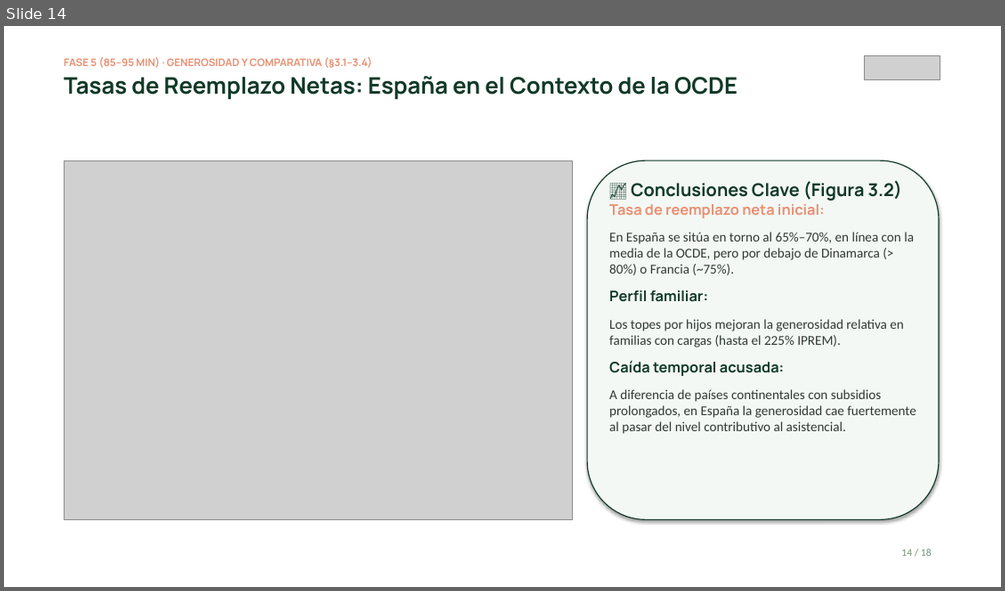
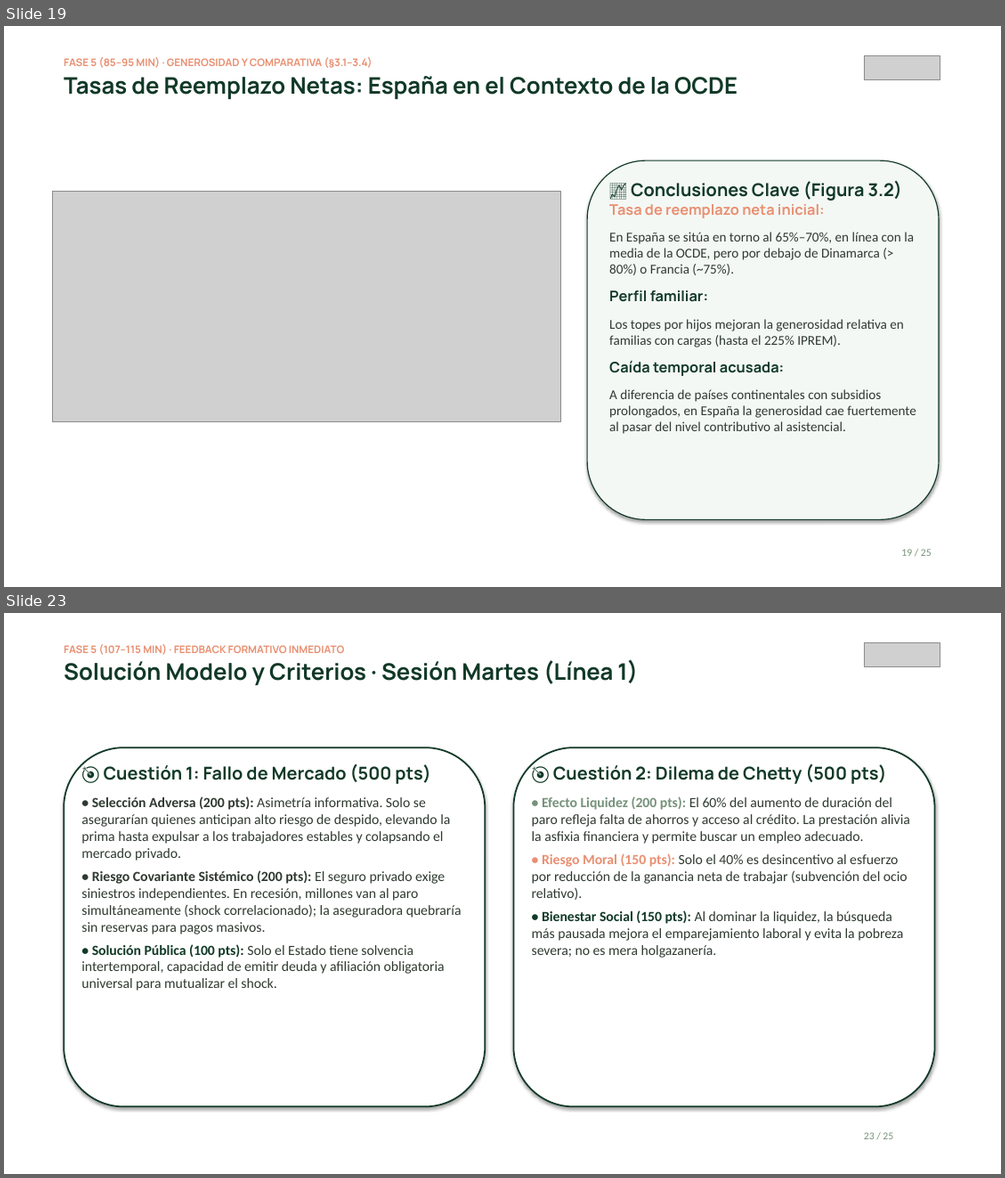
Before and after one commit to mhidper/PSSLL2627, a slide deck: Temas EB/Sesiones EB/Sesion 09/Sesion 09 - Por que proteger al desempleado y como lo hace Espana.pptx. Shown one above the other, each under a label of ours: slide 14 before the commit, slides 19 and 23 after it; the slides between them are not shown. The pictures are 1005x591 and 1005x1178 pixels, drawn with LibreOffice and Linux fonts; fonts in the diff are those of the drawing; grey boxes stand for pictures. Boxes give left, top, right and bottom in pixels: in the first picture for what was removed or moved away, otherwise in the second. Text is boxed around its words. In the diff, an @@ line names an element or a change of style, - is before the commit and + after.

```diff
--- a/Temas EB/Sesiones EB/Sesion 09/Sesion 09 - Por que proteger al desempleado y como lo hace Espana.pptx
+++ b/Temas EB/Sesiones EB/Sesion 09/Sesion 09 - Por que proteger al desempleado y como lo hace Espana.pptx
@@ slide 23 added at bbox=[4, 613, 1001, 1174], background #FFFFFF @@
@@ text added at bbox=[64, 644, 638, 685], 22 pt, text #113927, bold @@
+FASE 5 (107–115 MIN) · FEEDBACK FORMATIVO INMEDIATO
+Solución Modelo y Criterios · Sesión Martes (Línea 1)
@@ picture added at bbox=[864, 643, 939, 666] @@
@@ rounded rectangle added at bbox=[64, 747, 485, 1107], fill #FFFFFF, outline #113927 1.5 pt @@
@@ text added at bbox=[81, 764, 461, 990], 13.5 pt, text #2F3A30 @@
+🎯 Cuestión 1: Fallo de Mercado (500 pts)
+• Selección Adversa (200 pts): Asimetría informativa. Solo se asegurarían quienes anticipan alto riesgo de despido, elevando la prima hasta expulsar a los trabajadores estables y colapsando el mercado privado.
+• Riesgo Covariante Sistémico (200 pts): El seguro privado exige siniestros independientes. En recesión, millones van al paro simultáneamente (shock correlacionado); la aseguradora quebraría sin reservas para pagos masivos.
+• Solución Pública (100 pts): Solo el Estado tiene solvencia intertemporal, capacidad de emitir deuda y afiliación obligatoria universal para mutualizar el shock.
@@ rounded rectangle added at bbox=[513, 747, 934, 1107], fill #FFFFFF, outline #113927 1.5 pt @@
@@ text added at bbox=[532, 763, 910, 957], 13.5 pt, text #2F3A30 @@
+🎯 Cuestión 2: Dilema de Chetty (500 pts)
+• Efecto Liquidez (200 pts): El 60% del aumento de duración del paro refleja falta de ahorros y acceso al crédito. La prestación alivia la asfixia financiera y permite buscar un empleo adecuado.
+• Riesgo Moral (150 pts): Solo el 40% es desincentivo al esfuerzo por reducción de la ganancia neta de trabajar (subvención del ocio relativo).
+• Bienestar Social (150 pts): Al dominar la liquidez, la búsqueda más pausada mejora el emparejamiento laboral y evita la pobreza severa; no es mera holgazanería.
@@ text added at bbox=[864, 1132, 893, 1139], 10 pt, text #76927A @@
+23 / 25
@@ what was slide 14 is now slide 19 @@
@@ slide 19 changed as well @@
@@ picture: place and size @@
-picture at bbox=[64, 160, 573, 520]
+picture at bbox=[53, 192, 561, 421]
@@ text at bbox=[901, 548, 931, 556]: text changed @@
-14 / 18
+19 / 25
```
Also in this commit, not shown: 16 other slides changed, 6 other slides added, 25 other files.
